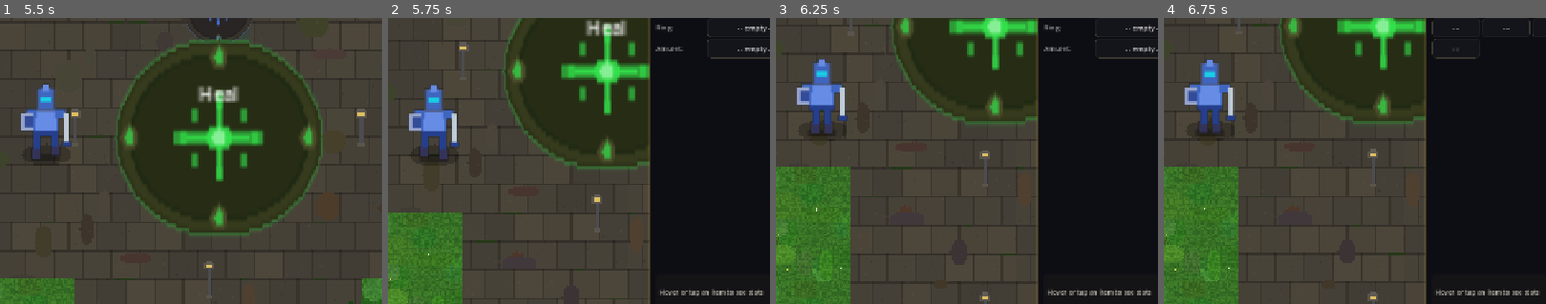
Above: before the commit, frames 1-4 (left to right).
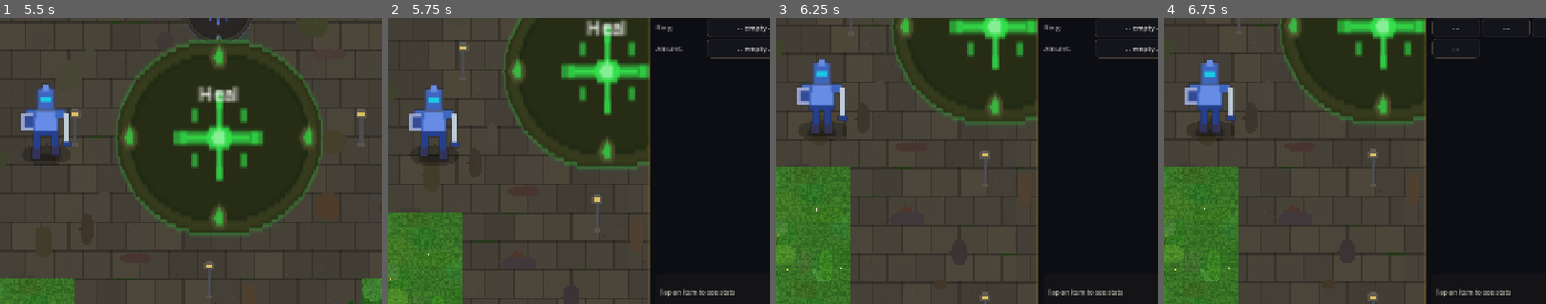
Above: after the commit, the same moments.

Repository: slxny/legends-open-rpg
Game: Godot game, scene res://scenes/main.tscn
The game is run twice, just before and just after one commit, with the same random seed, the same clock (stepped at 60 frames per second) and the same inputs.
Inputs (mouse positions are % of the whole screen's width and height, from its top left):
- Up to frame 1 (5.5 s): tap Enter at 0.5 s; move the mouse to (45, 70) at 0.52 s; hold W (move_up) 0.53-1.25 s; hold Space (attack) 0.53-1.25 s; click (45, 70) at 0.67 s; click "Esc Menu" at 1.25 s; click "X" at 2 s; drag from (7, 93) to (50, 70) at 2.77 s; move the mouse to (20, 35) at 3.52 s; hold A (move_left) 3.53-4.25 s; tap 1 at 3.6 s; click (20, 35) at 3.67 s; drag from (55, 50) to (13, 43) at 4.27 s; move the mouse to (35, 25) at 5.02 s; hold S (move_down) from 5.03 s (still down); tap 3 at 5.1 s; click (35, 25) at 5.17 s
- Up to frame 2 (5.75 s): keep holding S (move_down); tap I (toggle_inventory) at 5.65 s
- Up to frame 3 (6.25 s): release S (move_down) at 5.75 s; click "Equipment" at 5.75 s
- Up to frame 4 (6.75 s): click "Bag" at 6.5 s
The pictures show only the part of the screen within x 44-94%, y 30-80%; the shares and areas given below are measured in that part.

Frame 1 is identical in both runs. In frame 2, 0.3% of the frame differs, in the area x 71-98%, y 94-98%; in frame 3, 0.3%; in frame 4, 0.3%.
Error in both runs: Invalid assignment of property or key '_mobile_potion_btns' with value of type 'Array' on a base object of type 'CharacterBody2D (player.gd)'. (res://scenes/ui…

Commit message:
Bag items: tap to preview + compare, double-tap to equip (v0.69.1)
Single tap shows item stats with comparison against equipped item in the
same slot (stat diffs shown). Double-tap to equip. Mobile popup capped
at 45% height with X dismiss button instead of fullscreen auto-dismiss.

Co-Authored-By: Claude Opus 4.6 <noreply@anthropic.com>

Diff:
--- a/scenes/ui/changelog_dialog.gd
+++ b/scenes/ui/changelog_dialog.gd
@@ -9,9 +9,20 @@
 var _is_visible: bool = false
 var _is_mobile: bool = false
 
-const GAME_VERSION := "v0.68.6"
+const GAME_VERSION := "v0.69.1"
 
 const CHANGELOG: Array[Dictionary] = [
+	{
+		"version": "v0.69.1",
+		"title": "Bag items: tap to preview, double-tap to equip",
+		"date": "2026-02-25",
+		"entries": [
+			"Single tap/click on a bag item now shows its stats and a comparison with your equipped item",
+			"Stat differences shown (e.g. +5 Strength, -2 Agility) so you can decide before equipping",
+			"Double-tap/click to actually equip the item",
+			"Mobile detail popup no longer takes over the screen — limited to bottom 45% with an X to dismiss",
+		]
+	},
 	{
 		"version": "v0.68.6",
 		"title": "Performance optimizations",
--- a/scenes/ui/inventory_screen.gd
+++ b/scenes/ui/inventory_screen.gd
@@ -14,6 +14,10 @@
 var _is_landscape: bool = false
 var _current_tab: int = 0  # 0 = Equipment, 1 = Bag
 var _selected_item: Dictionary = {}
+var _selected_bag_index: int = -1  # Track which bag slot is selected for double-tap equip
+var _last_tap_index: int = -1  # Last tapped bag index for double-tap detection
+var _last_tap_time: float = 0.0  # Timestamp of last tap
+const DOUBLE_TAP_WINDOW: float = 0.4  # Seconds to register a double-tap
 var _detail_popup: PanelContainer = null  # Floating detail overlay for mobile
 
 const TAB_ACTIVE_COLOR := Color(1.0, 0.85, 0.4)
@@ -88,6 +92,8 @@
 	panel.visible = _is_visible
 	if _is_visible:
 		_selected_item = {}
+		_selected_bag_index = -1
+		_last_tap_index = -1
 		_detect_mobile()
 		_refresh()
 	else:
@@ -162,6 +168,8 @@
 	AudioManager.play_sfx("ui_tap", -4.0)
 	_current_tab = tab
 	_selected_item = {}
+	_selected_bag_index = -1
+	_last_tap_index = -1
 	_dismiss_detail_popup()
 	_refresh()
 
@@ -230,11 +238,13 @@
 			btn.pressed.connect(func():
 				AudioManager.play_sfx("ui_tap", -4.0)
 				_selected_item = bound_item
+				_selected_bag_index = -1
 				_refresh_detail()
 			)
 			btn.mouse_entered.connect(func():
 				AudioManager.play_sfx("ui_hover", -8.0)
 				_selected_item = bound_item
+				_selected_bag_index = -1
 				_refresh_detail()
 			)
 
@@ -295,13 +305,11 @@
 
 		var idx = i
 		var bound_item = item
-		btn.pressed.connect(func():
-			AudioManager.play_sfx("ui_tap", -4.0)
-			_player.inventory.equip_from_bag(idx); _refresh()
-		)
+		btn.pressed.connect(_on_bag_item_pressed.bind(idx, bound_item))
 		btn.mouse_entered.connect(func():
 			AudioManager.play_sfx("ui_hover", -8.0)
 			_selected_item = bound_item
+			_selected_bag_index = idx
 			_refresh_detail()
 		)
 
@@ -319,45 +327,87 @@
 
 	content_vbox.add_child(grid)
 
+func _get_item_stat_line(item: Dictionary) -> String:
+	var stats = item.get("stats", {})
+	var parts: Array[String] = []
+	for stat_name in stats:
+		parts.append("+%s %s" % [str(stats[stat_name]), stat_name.replace("_", " ").capitalize()])
+	return ", ".join(parts)
+
 func _get_item_detail_text(item: Dictionary) -> String:
 	var rarity_name = ItemData.RARITY_NAMES.get(item.get("rarity", 0), "")
 	var text = "%s  (%s)\n" % [item.get("name", ""), rarity_name]
 	var desc = item.get("description", "")
 	if desc != "":
 		text += desc + "\n"
-	var stats = item.get("stats", {})
-	var stat_parts: Array[String] = []
-	for stat_name in stats:
-		stat_parts.append("+%s %s" % [str(stats[stat_name]), stat_name.replace("_", " ").capitalize()])
-	if stat_parts.size() > 0:
-		text += ", ".join(stat_parts)
+	var stat_line = _get_item_stat_line(item)
+	if stat_line != "":
+		text += stat_line
 	if item.has("buy_price"):
 		text += "\nValue: %dg" % item["buy_price"]
 	return text.strip_edges()
 
+func _get_comparison_text(bag_item: Dictionary, equipped_item: Dictionary) -> String:
+	var text = _get_item_detail_text(bag_item)
+	text += "\n\n--- Equipped ---\n"
+	if equipped_item.is_empty():
+		text += "(empty slot)"
+	else:
+		text += _get_item_detail_text(equipped_item)
+	# Stat diff summary
+	var bag_stats = bag_item.get("stats", {})
+	var eq_stats = equipped_item.get("stats", {})
+	var all_keys: Dictionary = {}
+	for k in bag_stats:
+		all_keys[k] = true
+	for k in eq_stats:
+		all_keys[k] = true
+	var diffs: Array[String] = []
+	for k in all_keys:
+		var bag_val = bag_stats.get(k, 0)
+		var eq_val = eq_stats.get(k, 0)
+		var diff = bag_val - eq_val
+		if diff != 0:
+			var sign = "+" if diff > 0 else ""
+			var color = "green" if diff > 0 else "red"
+			diffs.append("%s%d %s" % [sign, diff, k.replace("_", " ").capitalize()])
+	if diffs.size() > 0:
+		text += "\n" + ", ".join(diffs)
+	text += "\n\nDouble-tap to equip"
+	return text
+
 func _refresh_detail() -> void:
+	# Build detail text with comparison if a bag item is selected
+	var detail_text: String
+	if _selected_item.is_empty():
+		detail_text = "Tap an item to see stats"
+	elif _selected_bag_index >= 0 and _player:
+		# Bag item selected — show comparison with equipped
+		var inv = _player.inventory
+		var slot_name = _slot_name_for_item(_selected_item)
+		var equipped = inv.equipment.get(slot_name, {}) if not slot_name.is_empty() else {}
+		detail_text = _get_comparison_text(_selected_item, equipped)
+	else:
+		detail_text = _get_item_detail_text(_selected_item)
+
 	if not _is_mobile:
-		# Desktop: use fixed detail label
-		if _selected_item.is_empty():
-			detail_label.text = "Hover or tap an item to see stats"
-		else:
-			detail_label.text = _get_item_detail_text(_selected_item)
+		detail_label.text = detail_text
 		return
 
-	# Mobile: show floating popup that auto-dismisses
+	# Mobile: show floating popup at bottom with dismiss X
 	_dismiss_detail_popup()
 	if _selected_item.is_empty():
 		return
-	_show_detail_popup(_selected_item)
-
-func _show_detail_popup(item: Dictionary) -> void:
+	_show_detail_popup(detail_text)
+
+func _show_detail_popup(text: String) -> void:
 	_dismiss_detail_popup()
 	var fs = 18 if _is_landscape else 30
 	var pad = 10 if _is_landscape else 14
 
 	_detail_popup = PanelContainer.new()
 	var style = StyleBoxFlat.new()
-	style.bg_color = Color(0.08, 0.08, 0.12, 0.95)
+	style.bg_color = Color(0.08, 0.08, 0.12, 0.97)
 	style.border_color = Color(0.9, 0.75, 0.3, 0.8)
 	style.set_border_width_all(2)
 	style.set_corner_radius_all(8)
@@ -368,27 +418,38 @@
 	vbox.add_theme_constant_override("separation", 2)
 	_detail_popup.add_child(vbox)
 
+	# Top bar with close button
+	var top = HBoxContainer.new()
+	vbox.add_child(top)
+	var spacer = Control.new()
+	spacer.size_flags_horizontal = Control.SIZE_EXPAND_FILL
+	top.add_child(spacer)
+	var close_btn = Button.new()
+	close_btn.text = "X"
+	var close_sz = Vector2(50, 36) if _is_landscape else Vector2(100, 80)
+	close_btn.custom_minimum_size = close_sz
+	close_btn.add_theme_font_size_override("font_size", 16 if _is_landscape else 32)
+	close_btn.pressed.connect(_dismiss_detail_popup)
+	top.add_child(close_btn)
+
 	var lbl = Label.new()
-	lbl.text = _get_item_detail_text(item)
+	lbl.text = text
 	lbl.add_theme_font_size_override("font_size", fs)
 	lbl.add_theme_color_override("font_color", Color(0.9, 0.87, 0.78))
 	lbl.autowrap_mode = TextServer.AUTOWRAP_WORD_SMART
 	vbox.add_child(lbl)
 
-	# Position as overlay centered near bottom of the panel
+	# Position as overlay at the bottom of the panel, not fullscreen
 	panel.add_child(_detail_popup)
 	_detail_popup.set_anchors_and_offsets_preset(Control.PRESET_BOTTOM_WIDE)
-	_detail_popup.offset_left = 20
-	_detail_popup.offset_right = -20
-	_detail_popup.offset_bottom = -8
-	_detail_popup.offset_top = -(_detail_popup.get_combined_minimum_size().y + 8)
-
-	# Auto-dismiss after a few seconds
-	var popup_ref = _detail_popup
-	get_tree().create_timer(4.0).timeout.connect(func():
-		if is_instance_valid(popup_ref) and popup_ref == _detail_popup:
-			_dismiss_detail_popup()
-	)
+	_detail_popup.offset_left = 10
+	_detail_popup.offset_right = -10
+	_detail_popup.offset_bottom = -4
+	# Limit max height to 45% of the panel so it doesn't take over
+	var max_h = panel.size.y * 0.45
+	var desired_h = _detail_popup.get_combined_minimum_size().y + 8
+	var h = min(desired_h, max_h)
+	_detail_popup.offset_top = -h
 
 func _dismiss_detail_popup() -> void:
 	if _detail_popup and is_instance_valid(_detail_popup):
@@ -417,3 +478,32 @@
 			buff_parts.append("%s%s %s" % [sign, str(b["amount"]), b["stat"].capitalize()])
 		text += "\nFX: " + ", ".join(buff_parts)
 	stats_label.text = text
+
+const SLOT_NAMES = {
+	ItemData.Slot.WEAPON: "weapon",
+	ItemData.Slot.ARMOR: "armor",
+	ItemData.Slot.HELM: "helm",
+	ItemData.Slot.BOOTS: "boots",
+	ItemData.Slot.RING: "ring",
+	ItemData.Slot.AMULET: "amulet",
+}
+
+func _slot_name_for_item(item: Dictionary) -> String:
+	return SLOT_NAMES.get(item.get("slot", -1), "")
+
+func _on_bag_item_pressed(idx: int, item: Dictionary) -> void:
+	AudioManager.play_sfx("ui_tap", -4.0)
+	var now = Time.get_ticks_msec() / 1000.0
+	if _last_tap_index == idx and (now - _last_tap_time) < DOUBLE_TAP_WINDOW:
+		# Double-tap — equip the item
+		_last_tap_index = -1
+		_last_tap_time = 0.0
+		_player.inventory.equip_from_bag(idx)
+		_refresh()
+		return
+	# Single tap — select and show comparison
+	_last_tap_index = idx
+	_last_tap_time = now
+	_selected_item = item
+	_selected_bag_index = idx
+	_refresh_detail()
